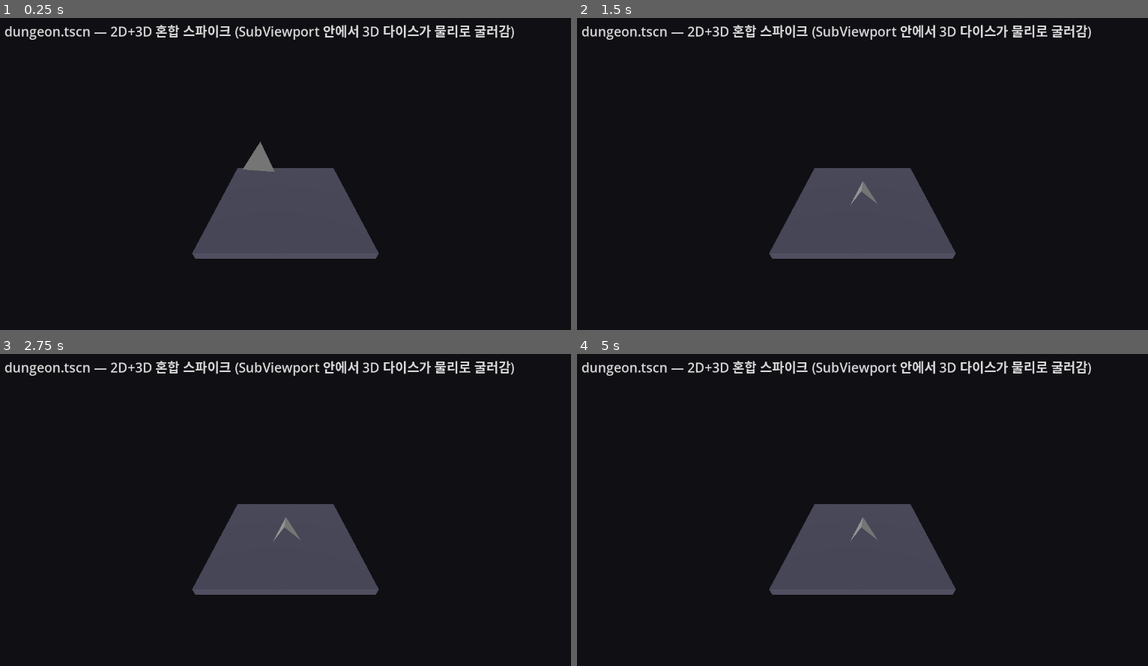
Above: before the commit, frames 1-4 (two rows, left to right).
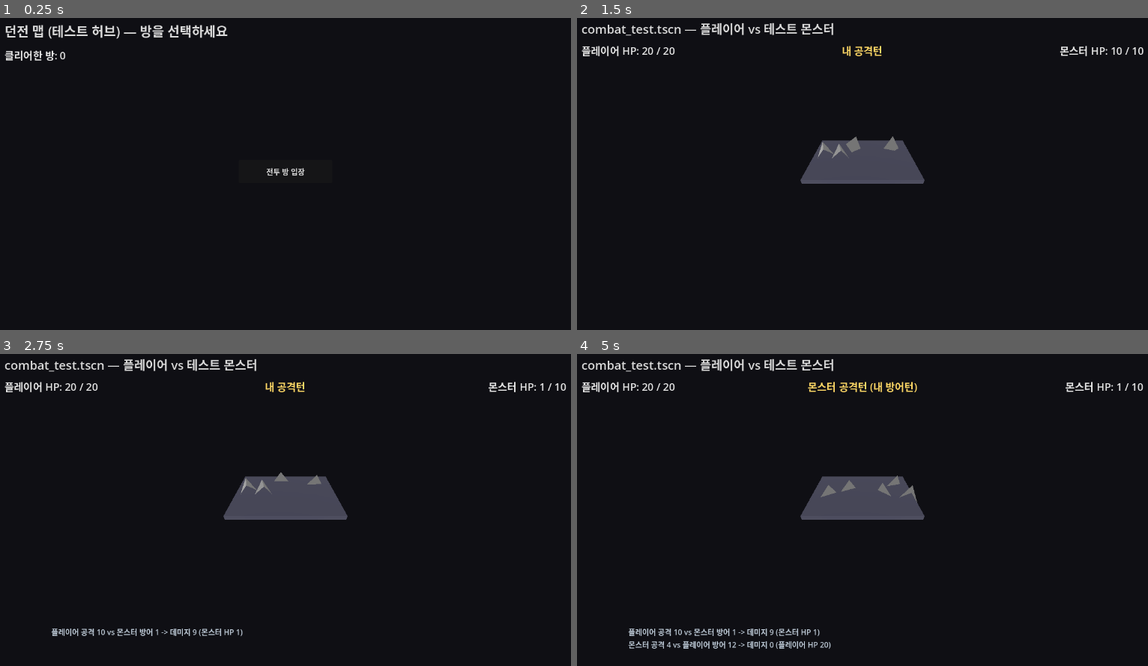
Above: after the commit, the same moments.

Repository: YGseok/ProjectD
Game: Godot game, scene res://scenes/dungeon_map.tscn
The game is run twice, just before and just after one commit, with the same random seed, the same clock (stepped at 60 frames per second) and the same inputs. Before the commit the project starts from res://scenes/dungeon.tscn.
Inputs (mouse positions are in pixels of both pictures, inside the frame that each line leads up to):
- Up to frame 1 (0.25 s): no input
- Up to frame 2 (1.5 s): click (862, 170) at 0.5 s, where only the run after the commit has a clickable "전투 방 입장"
- Up to frame 3 (2.75 s): tap Enter at 2 s
- Up to frame 4 (5 s): tap Space at 2.75 s; tap Enter at 4.25 s

The runs differ from the first frame. In frame 1, 9.5% of the frame differs, in the area x 0-91%, y 2-78%; in frame 2, 10%; in frame 3, 11%; in frame 4, 11%, in the area x 0-100%, y 1-95%.

Commit message:
feat: 던전 맵 허브 + 전투 후 복귀 흐름 연결
DESIGN.md 핵심 루프의 "다음 방 이동"을 최소 형태로 구현. dungeon_map.tscn(허브,
전투 방 입장 버튼)과 RunState(rooms_cleared 카운터) autoload를 추가하고,
combat_test.gd 승/패 후 NextButton으로 dungeon_map으로 돌아가게 배선.
QA로 던전맵 로드/레이아웃, 전투 종료 화면, 버튼 클릭 -> 씬 전환/상태 갱신까지
확인 완료.

Co-Authored-By: Claude Sonnet 5 <noreply@anthropic.com>

Diff:
--- a/project.godot
+++ b/project.godot
@@ -6,12 +6,13 @@
 [application]
 
 config/name="ProjectD"
-run/main_scene="res://scenes/dungeon.tscn"
+run/main_scene="res://scenes/dungeon_map.tscn"
 config/features=PackedStringArray("4.3", "Forward Plus")
 
 [autoload]
 
 VisualQA="*res://qa/visual_qa.gd"
+RunState="*res://systems/run_state.gd"
 
 [display]
 
--- a/scenes/combat_test.gd
+++ b/scenes/combat_test.gd
@@ -26,6 +26,7 @@
 @onready var turn_label: Label = $TurnLabel
 @onready var log_label: Label = $LogLabel
 @onready var dice_root: Node3D = $DiceViewportContainer/DiceViewport/DiceRoot
+@onready var next_button: Button = $NextButton
 
 var player_hp := 20
 var monster_hp := 10
@@ -38,10 +39,12 @@
 var monster_defense_bag := DiceBag.new(4, 1)
 
 var battle_over := false
+var player_won := false
 var _log_lines: Array[String] = []
 
 
 func _ready() -> void:
+	next_button.pressed.connect(_on_next_button_pressed)
 	_update_labels()
 	_run_battle()
 
@@ -83,12 +86,18 @@
 
 	if monster_hp <= 0:
 		battle_over = true
+		player_won = true
 		turn_label.text = "승리! (몬스터 처치)"
 	elif player_hp <= 0:
 		battle_over = true
+		player_won = false
 		turn_label.text = "패배... (플레이어 사망)"
 
 	await get_tree().create_timer(EXCHANGE_PAUSE_TIME).timeout
+
+	if battle_over:
+		next_button.text = "던전으로 돌아가기" if player_won else "처음부터 다시"
+		next_button.show()
 
 
 ## 씬에 있는 모든 다이스가 정지했다고 판단될 때까지 기다린다.
@@ -145,3 +154,11 @@
 	while _log_lines.size() > MAX_LOG_LINES:
 		_log_lines.pop_front()
 	log_label.text = "\n".join(_log_lines)
+
+
+func _on_next_button_pressed() -> void:
+	if player_won:
+		RunState.rooms_cleared += 1
+	else:
+		RunState.reset_run()
+	get_tree().change_scene_to_file("res://scenes/dungeon_map.tscn")
--- a/scenes/combat_test.tscn
+++ b/scenes/combat_test.tscn
@@ -85,12 +85,12 @@
 offset_left = 140.0
 offset_top = 120.0
 offset_right = 1140.0
-offset_bottom = 560.0
+offset_bottom = 540.0
 stretch = true
 
 [node name="DiceViewport" type="SubViewport" parent="DiceViewportContainer"]
 transparent_bg = true
-size = Vector2i(1000, 440)
+size = Vector2i(1000, 420)
 
 [node name="WorldEnvironment" type="WorldEnvironment" parent="DiceViewportContainer/DiceViewport"]
 environment = SubResource("Environment_1")
@@ -129,11 +129,19 @@
 
 [node name="DiceRoot" type="Node3D" parent="DiceViewportContainer/DiceViewport"]
 
+[node name="NextButton" type="Button" parent="."]
+visible = false
+offset_left = 540.0
+offset_top = 548.0
+offset_right = 740.0
+offset_bottom = 588.0
+text = "던전으로 돌아가기"
+
 [node name="LogLabel" type="Label" parent="."]
 offset_left = 140.0
-offset_top = 570.0
+offset_top = 598.0
 offset_right = 1140.0
-offset_bottom = 700.0
+offset_bottom = 715.0
 autowrap_mode = 2
 text = ""
 label_settings = SubResource("LabelSettings_log")
--- /dev/null
+++ b/scenes/dungeon_map.gd
@@ -0,0 +1,23 @@
+extends Node2D
+## 던전 맵 허브 씬 (1차 버전).
+##
+## DESIGN.md 핵심 루프: "방 선택 -> 이벤트 발생 (전투/상점/선택지) -> 보상 -> 다음 방".
+## 상점/선택지 이벤트는 아직 내용이 정해지지 않아(DESIGN.md "아직 정해지지 않은 것"),
+## 지금은 전투 방 하나만 선택 가능한 최소 스켈레톤이다. combat_test.tscn을 그대로
+## "전투 방"으로 재사용한다.
+
+@onready var rooms_cleared_label: Label = $RoomsClearedLabel
+@onready var enter_combat_button: Button = $EnterCombatButton
+
+
+func _ready() -> void:
+	enter_combat_button.pressed.connect(_on_enter_combat_pressed)
+	_update_labels()
+
+
+func _update_labels() -> void:
+	rooms_cleared_label.text = "클리어한 방: %d" % RunState.rooms_cleared
+
+
+func _on_enter_combat_pressed() -> void:
+	get_tree().change_scene_to_file("res://scenes/combat_test.tscn")
--- /dev/null
+++ b/scenes/dungeon_map.tscn
@@ -0,0 +1,42 @@
+[gd_scene load_steps=4 format=3 uid="uid://qa_dungeon_map"]
+
+[ext_resource type="Script" path="res://scenes/dungeon_map.gd" id="1_script"]
+
+[sub_resource type="LabelSettings" id="LabelSettings_title"]
+font_size = 28
+font_color = Color(0.85, 0.85, 0.85, 1)
+
+[sub_resource type="LabelSettings" id="LabelSettings_rooms"]
+font_size = 22
+font_color = Color(0.9, 0.9, 0.9, 1)
+
+[node name="DungeonMap" type="Node2D"]
+script = ExtResource("1_script")
+
+[node name="Background" type="ColorRect" parent="."]
+offset_right = 1280.0
+offset_bottom = 720.0
+color = Color(0.06, 0.06, 0.08, 1)
+
+[node name="Title" type="Label" parent="."]
+offset_left = 40.0
+offset_top = 24.0
+offset_right = 1240.0
+offset_bottom = 60.0
+text = "던전 맵 (테스트 허브) — 방을 선택하세요"
+label_settings = SubResource("LabelSettings_title")
+
+[node name="RoomsClearedLabel" type="Label" parent="."]
+offset_left = 40.0
+offset_top = 80.0
+offset_right = 500.0
+offset_bottom = 110.0
+text = "클리어한 방: 0"
+label_settings = SubResource("LabelSettings_rooms")
+
+[node name="EnterCombatButton" type="Button" parent="."]
+offset_left = 540.0
+offset_top = 320.0
+offset_right = 740.0
+offset_bottom = 370.0
+text = "전투 방 입장"
--- /dev/null
+++ b/systems/run_state.gd
@@ -0,0 +1,11 @@
+extends Node
+## 던전 런(run) 전체에 걸쳐 유지되는 최소 상태.
+## Autoload(RunState)로 등록해서 씬 전환(dungeon_map <-> combat_test) 사이에도 값이
+## 유지되게 한다. 던전 길이/런 구조 자체는 아직 미정(DESIGN.md 참고)이라, 지금은
+## "클리어한 방 개수" 하나만 추적하는 최소 스켈레톤이다.
+
+var rooms_cleared := 0
+
+
+func reset_run() -> void:
+	rooms_cleared = 0
Not shown, added: scenes/dungeon_map.gd.uid
Not shown, added: systems/run_state.gd.uid
Not shown, changed: docs/STATUS.md
